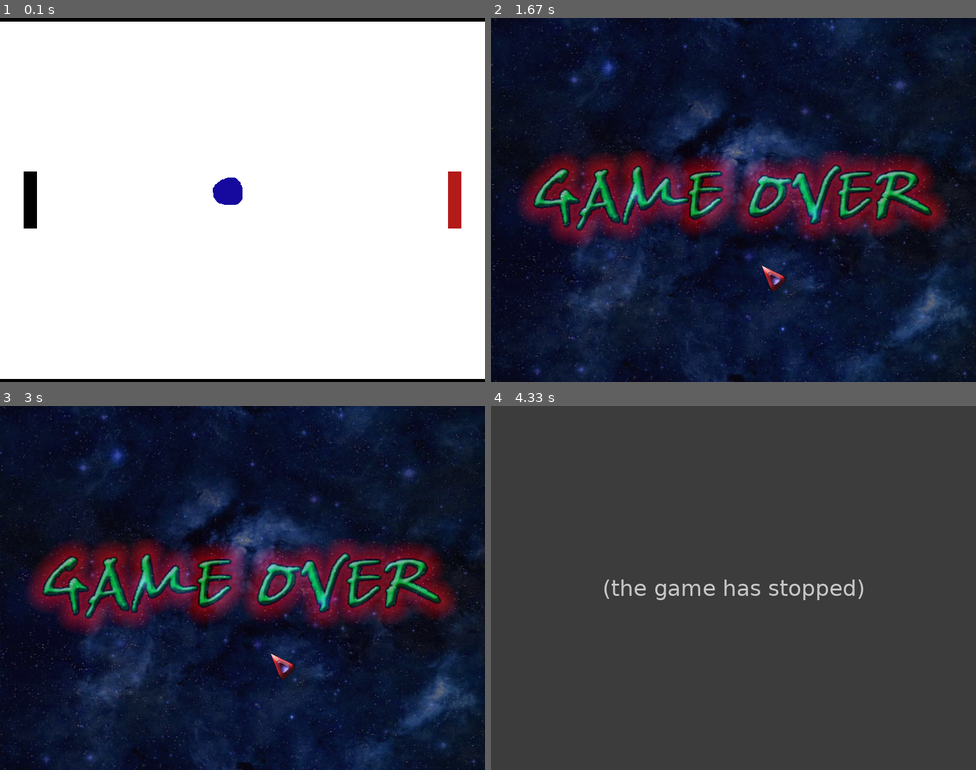
Above: before the commit, frames 1-4 (two rows, left to right).
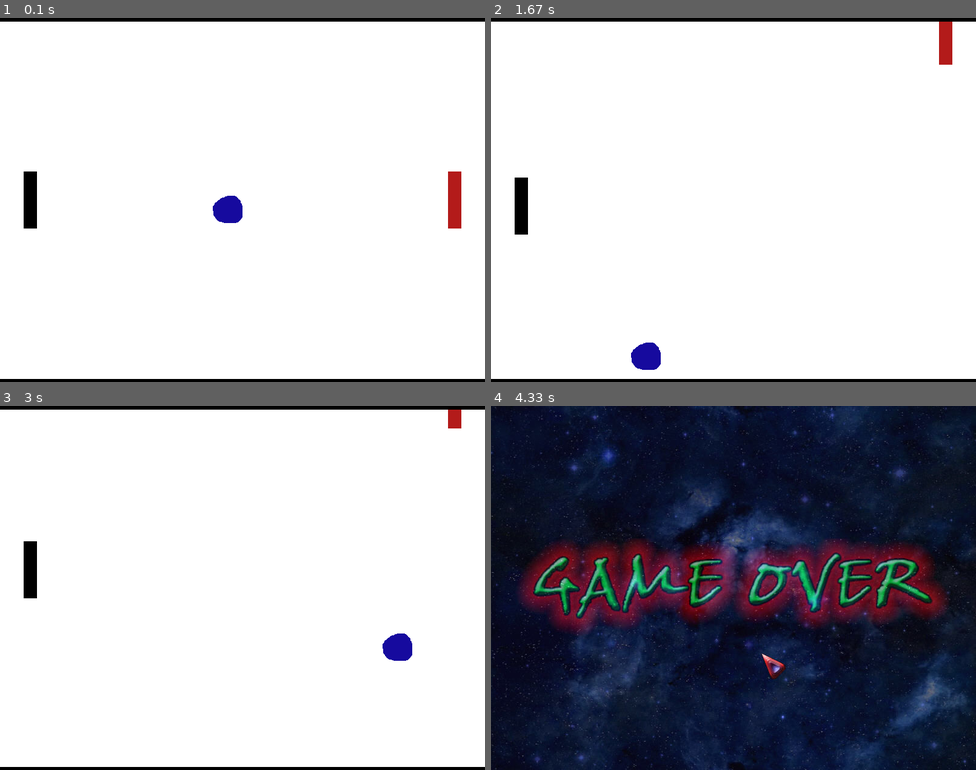
Above: after the commit, the same moments.

Repository: snthebeast03/Pong-Game
Game: pygame game, started from pong game new.py
Same seed, same stepped clock (60 frames per second), same inputs: the game is played once before the commit and once after it.
Inputs:
- Up to frame 1 (0.1 s): no input
- Up to frame 2 (1.67 s): hold Up 0.33-0.8 s; hold Down 0.83-1.13 s; hold S 0.83-1.13 s; hold Up 1.17-1.53 s; hold W 1.17-1.53 s; hold Down from 1.57 s (still down); hold S from 1.57 s (still down)
- Up to frame 3 (3 s): release Down at 1.93 s; release S at 1.93 s; hold Up 1.97-2.27 s; hold W 1.97-2.27 s; hold Down 2.3-2.6 s; hold S 2.3-2.6 s; hold Up from 2.63 s (still down); hold W from 2.63 s (still down)
- Up to frame 4 (4.33 s): release Up at 3 s; release W at 3 s; hold Down 3.03-3.4 s; hold S 3.03-3.4 s; hold Up 3.43-3.73 s; hold W 3.43-3.73 s

The runs differ from the first frame. In frame 1, 0.6% of the frame differs, in the area x 43-50%, y 43-57%; in frame 2, 100%, in the area x 0-100%, y 0-100%; in frame 3, 100%; in frame 4, 100%.
Before the commit the program exited at 3.9 s; later frames show no game.

Commit message:
Update pong game new.py

Diff:
--- a/pong game new.py
+++ b/pong game new.py
@@ -10,7 +10,7 @@
     black = 0
 else:
     black = 1
-updown = random.randint(-5,5)
+updown = random.choice([1,2,3,4,5,-1,-2,-3,-4,-5])
 
 WHITE = (255,255,255)
 FPS = 60
